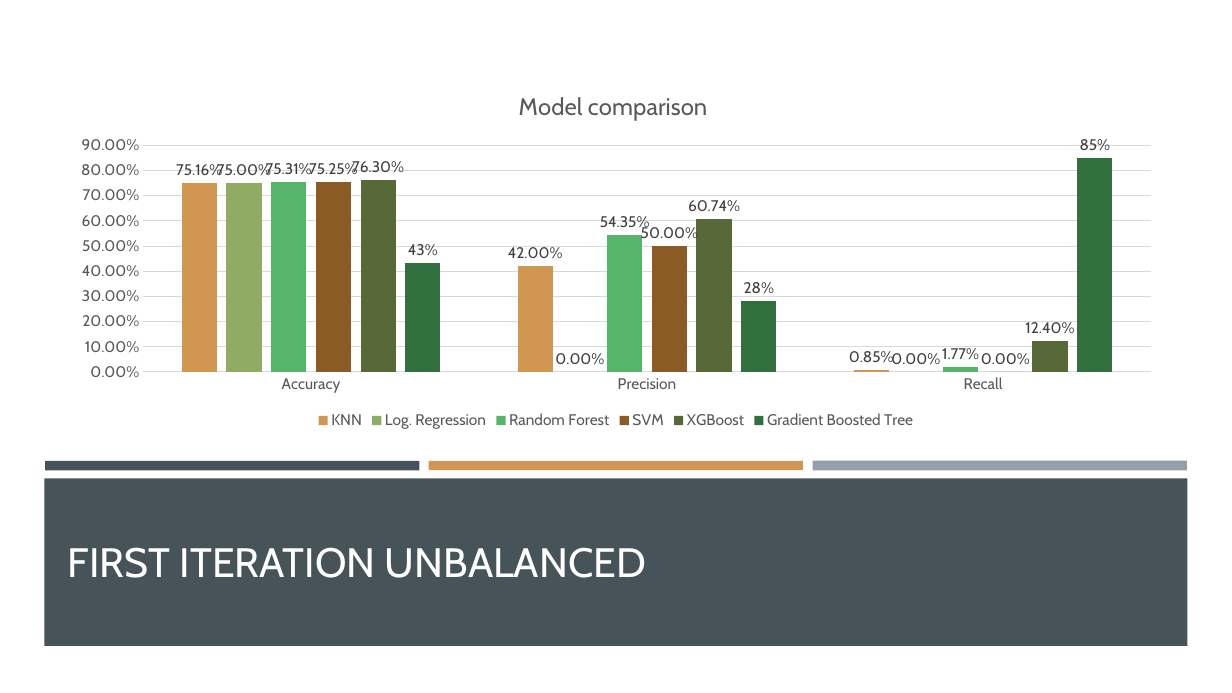
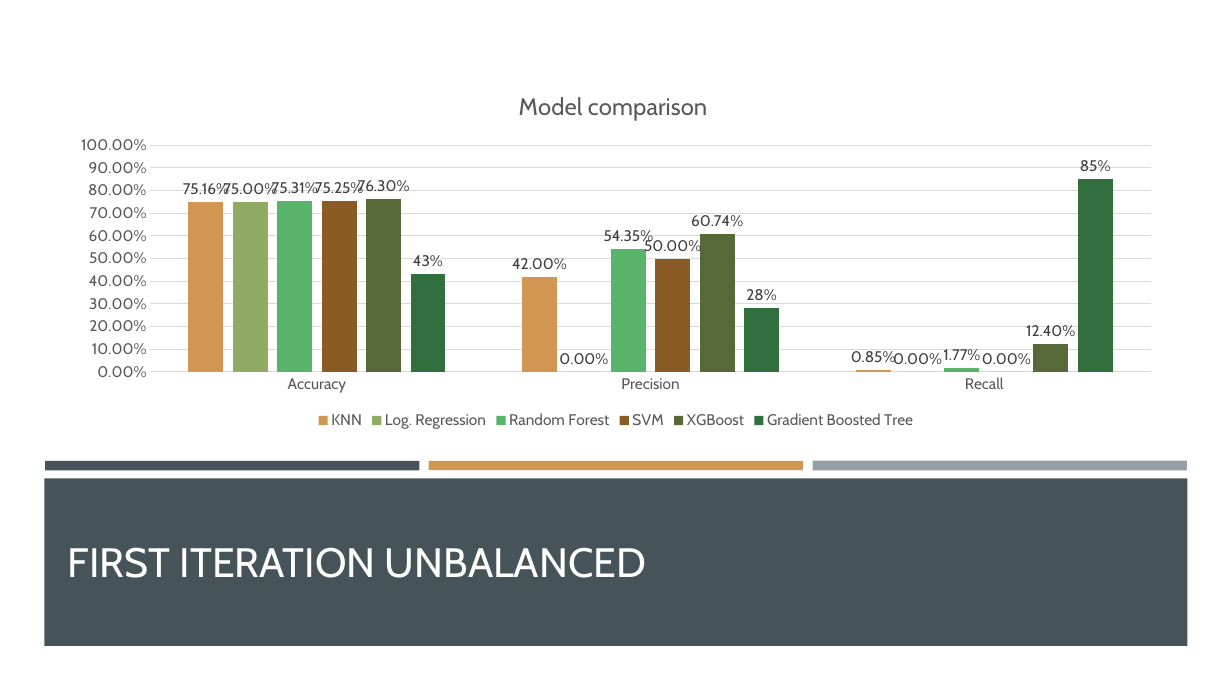
Before and after one commit to SvenWeiss-HDM/Classification, a slide deck: slide 17 of HDM Data Science v0226 _copySven.pptx. Drawn at 1232x693 pixels with LibreOffice and Linux fonts; fonts in the diff are those of the drawing. Boxes give left, top, right and bottom in pixels: in the first picture for what was removed or moved away, otherwise in the second. Text is boxed around its words. In the diff, an @@ line names an element or a change of style, - is before the commit and + after.

```diff
--- a/HDM Data Science v0226 _copySven.pptx
+++ b/HDM Data Science v0226 _copySven.pptx
@@ column chart at [59,74,1174,433] @@
@@ value axis changed @@
```
Also in this commit, not shown: 2 other slides changed, 1 slide added, 2 slides removed, 12 other files.
